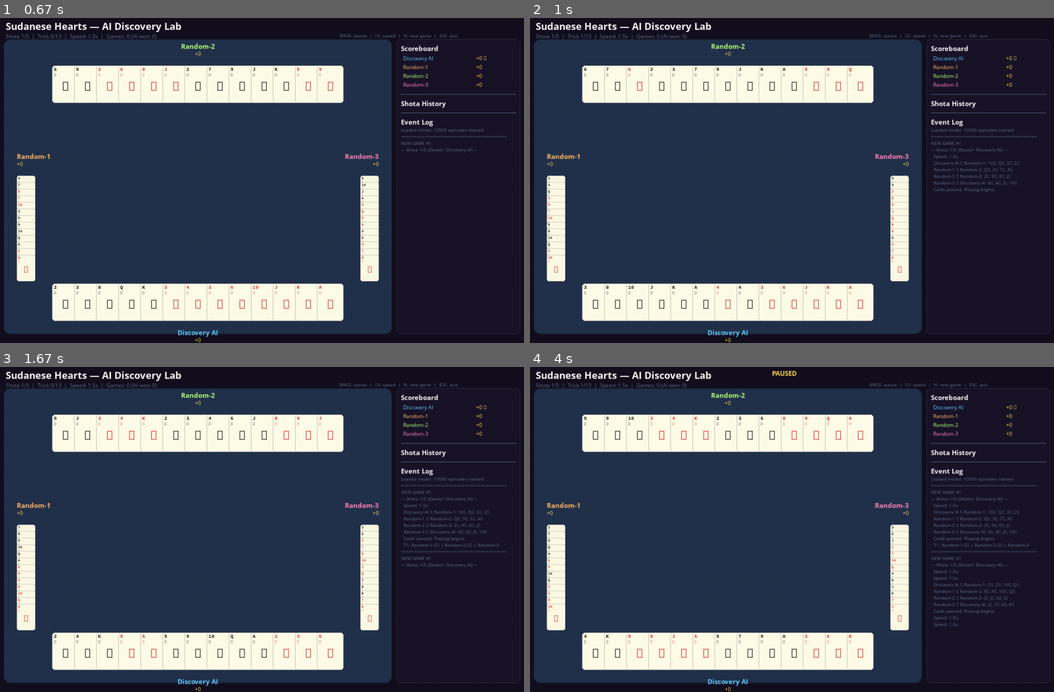
Above: before the commit, frames 1-4 (two rows, left to right).
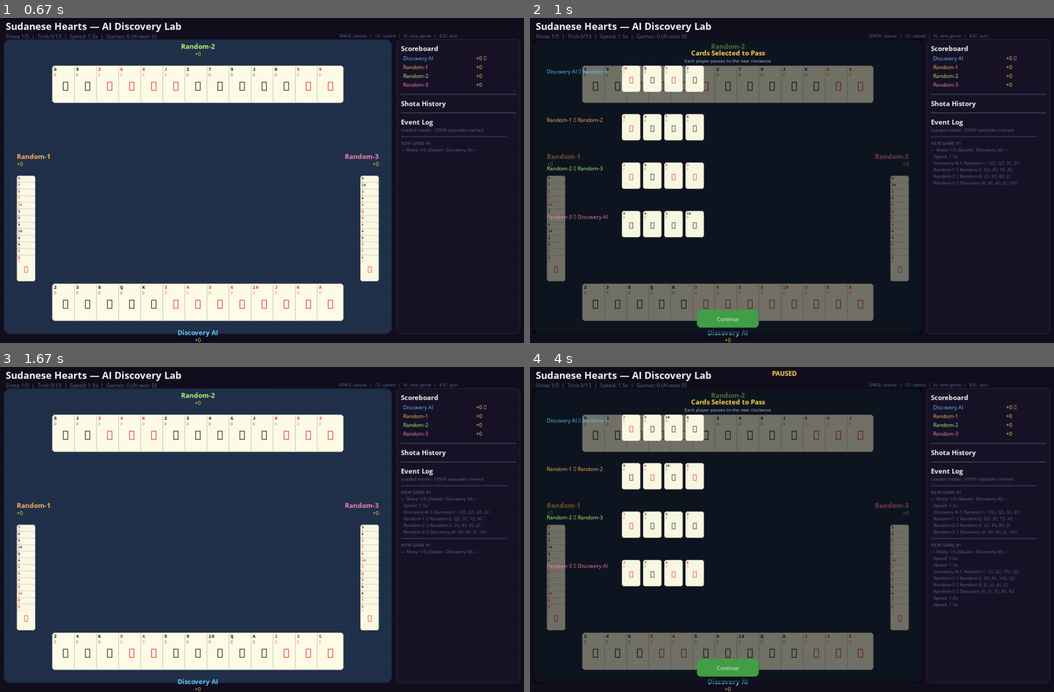
Above: after the commit, the same moments.

Repository: aamagzoub/engineering-intelligence
Game: pygame game, started from gui_hearts/main.py
The game is run twice, just before and just after one commit, with the same random seed, the same clock (stepped at 60 frames per second) and the same inputs.
Inputs:
- Up to frame 1 (0.67 s): click "NEW GAME #1" at 0.38 s
- Up to frame 2 (1 s): hold Up from 0.67 s (still down)
- Up to frame 3 (1.67 s): release Up at 1.13 s; click "Random-1" at 1.22 s; tap N at 1.5 s
- Up to frame 4 (4 s): hold Down 1.83-2.13 s; tap Space at 2.17, 2.9, 3.23 s; hold Up 2.5-2.87 s; hold Down 3.57-3.93 s; hold Up from 3.97 s (still down)

Frame 1 is identical in both runs. In frame 2, 66% of the frame differs, in the area x 0-89%, y 5-98%; in frame 3, 0.3%; in frame 4, 67%, in the area x 0-97%, y 5-98%.

Commit message:
feat(hearts): show pass cards selected/received, scrollable log, require Continue button
- Pass phase split into two steps: show selected cards, then show received cards
- Each step requires clicking Continue to proceed
- Scoring and game-over also require Continue (no auto-advance)
- Event log now scrollable with mousewheel
- Scroll indicator shows total lines
- All 4 agents pass cards using same interface (Discovery uses learned strategy, others random)

Diff:
--- a/gui_hearts/main.py
+++ b/gui_hearts/main.py
@@ -87,6 +87,10 @@
         # Card surface cache.
         self._card_cache: dict[str, pygame.Surface] = {}
         self._card_back = create_card_back()
+        self._continue_btn_rect = None
+        self._log_scroll_offset = 0
+        self._pass_cards_selected = {}
+        self._pass_cards_received = {}
 
         # Setup agents (after event_log is initialized).
         self._setup_agents()
@@ -166,10 +170,13 @@
         self.state = "passing"
         self.current_trick_cards = []
         self.trick_num = 0
+        self._pass_cards_selected = {}  # pid → list of cards to pass
+        self._pass_cards_received = {}  # pid → list of cards received
+        self._pass_phase_step = "showing_selected"  # "showing_selected" → "showing_received"
         self.last_action_time = pygame.time.get_ticks()
 
     def _do_passing(self):
-        """Execute the passing phase."""
+        """Execute the passing phase — step 1: select cards to pass."""
         cards_to_pass = {}
         for p in self.players:
             obs = PassingObservation(player_id=p.player_id, hand=list(p.hand))
@@ -179,19 +186,43 @@
             receiver = PLAYER_NAMES[(p.player_id + 1) % 4]
             self._log(f"  {PLAYER_NAMES[p.player_id]} → {receiver}: {passed}")
 
+        self._pass_cards_selected = cards_to_pass
+        self._pass_phase_step = "showing_selected"
+        self.state = "pass_show_selected"
+        self.last_action_time = pygame.time.get_ticks()
+
+    def _do_pass_execute(self):
+        """Execute the actual card exchange and show received cards."""
+        cards_to_pass = self._pass_cards_selected
+
         # Execute pass.
         for p in self.players:
             p.remove_cards(list(cards_to_pass[p.player_id]))
+
+        # Track what each player receives.
         for p in self.players:
             receiver_id = (p.player_id + 1) % 4
-            self.players[receiver_id].receive_cards(list(cards_to_pass[p.player_id]))
+            received = list(cards_to_pass[p.player_id])
+            self.players[receiver_id].receive_cards(received)
+            self._pass_cards_received[receiver_id] = received
+
+        # Log received cards.
+        for pid in range(4):
+            received = self._pass_cards_received.get(pid, [])
+            sender_id = (pid - 1) % 4
+            received_str = ", ".join(f"{c.rank.symbol}{c.suit.symbol}" for c in received)
+            self._log(f"  {PLAYER_NAMES[pid]} ← {PLAYER_NAMES[sender_id]}: {received_str}")
 
         # Update hands for display.
         self.hands = {p.player_id: sorted(
             p.hand, key=lambda c: (SUIT_ORDER[c.suit], RANK_ORDER[c.rank])
         ) for p in self.players}
 
-        # Move to playing.
+        self.state = "pass_show_received"
+        self.last_action_time = pygame.time.get_ticks()
+
+    def _do_start_playing(self):
+        """Transition from passing phase to playing phase."""
         self.state = "playing"
         self.trick_num = 1
         first_leader = (self.dealer_id + 1) % 4
@@ -315,6 +346,32 @@
                 elif event.key == pygame.K_r:
                     # Reload model.
                     self._setup_agents()
+            elif event.type == pygame.MOUSEBUTTONDOWN and event.button == 1:
+                self._handle_click(event.pos)
+            elif event.type == pygame.MOUSEWHEEL:
+                # Scroll the event log.
+                self._log_scroll_offset = getattr(self, '_log_scroll_offset', 0)
+                self._log_scroll_offset -= event.y * 2
+                self._log_scroll_offset = max(0, min(
+                    self._log_scroll_offset, max(0, len(self.event_log) - 10)))
+
+    def _handle_click(self, pos):
+        """Handle mouse clicks — Continue button."""
+        # Check if Continue button is clicked.
+        if hasattr(self, '_continue_btn_rect') and self._continue_btn_rect:
+            if self._continue_btn_rect.collidepoint(pos):
+                self._on_continue()
+
+    def _on_continue(self):
+        """Handle Continue button press — advance through pass phases and scoring."""
+        if self.state == "pass_show_selected":
+            self._do_pass_execute()
+        elif self.state == "pass_show_received":
+            self._do_start_playing()
+        elif self.state == "scoring":
+            self._start_new_shota()
+        elif self.state == "game_over":
+            self._start_new_game()
 
     def _update(self):
         """Auto-advance the game state based on timing."""
@@ -334,13 +391,8 @@
                 self._do_one_trick()
             else:
                 self._do_scoring()
-        elif self.state == "scoring":
-            # After scoring delay, start next shota.
-            if now - self.last_action_time > int(SHOTA_DELAY_MS / self.speed):
-                self._start_new_shota()
-        elif self.state == "game_over":
-            if now - self.last_action_time > int(SHOTA_DELAY_MS * 2 / self.speed):
-                self._start_new_game()
+        # "pass_show_selected", "pass_show_received", "scoring", "game_over"
+        # all require clicking Continue — no auto-advance.
 
     def _render(self):
         """Render the full interface."""
@@ -374,6 +426,15 @@
 
         # Render current trick in center.
         self._render_trick(table_rect)
+
+        # Render pass phase overlay if active.
+        if self.state in ("pass_show_selected", "pass_show_received"):
+            self._render_pass_overlay(table_rect)
+
+        # Render Continue button when needed.
+        self._continue_btn_rect = None
+        if self.state in ("pass_show_selected", "pass_show_received", "scoring", "game_over"):
+            self._render_continue_button(table_rect)
 
         # Right panel — scores and log.
         self._render_side_panel()
@@ -602,6 +663,81 @@
             label_x = px + len(penalty_cards) * overlap_x + mini_w + 4
             self.screen.blit(label_surf, (label_x, py + mini_h // 2 - 6))
 
+    def _render_pass_overlay(self, table_rect):
+        """Render the passing phase overlay showing selected/received cards."""
+        cx, cy = table_rect.centerx, table_rect.centery
+
+        # Semi-transparent overlay.
+        overlay = pygame.Surface((table_rect.width, table_rect.height), pygame.SRCALPHA)
+        overlay.fill((0, 0, 0, 140))
+        self.screen.blit(overlay, (table_rect.x, table_rect.y))
+
+        if self.state == "pass_show_selected":
+            title_text = "Cards Selected to Pass"
+            title_color = TEXT_GOLD
+            cards_data = self._pass_cards_selected
+            # Show who passes to whom.
+            subtitle = "Each player passes to the next clockwise"
+        else:
+            title_text = "Cards Received"
+            title_color = TEXT_GREEN
+            cards_data = self._pass_cards_received
+            subtitle = "Cards received from the player on your right"
+
+        # Title.
+        title_surf = self.fonts["large"].render(title_text, True, title_color)
+        self.screen.blit(title_surf, title_surf.get_rect(centerx=cx, y=table_rect.y + 20))
+        sub_surf = self.fonts["small"].render(subtitle, True, TEXT_LIGHT)
+        self.screen.blit(sub_surf, sub_surf.get_rect(centerx=cx, y=table_rect.y + 42))
+
+        # Show each player's cards in a grid.
+        row_h = 110
+        start_y = table_rect.y + 65
+        for pid in range(4):
+            cards = cards_data.get(pid, [])
+            if not cards:
+                continue
+
+            row_y = start_y + pid * row_h
+            color = PLAYER_COLORS[pid]
+
+            # Player name.
+            if self.state == "pass_show_selected":
+                receiver = PLAYER_NAMES[(pid + 1) % 4]
+                label = f"{PLAYER_NAMES[pid]} → {receiver}"
+            else:
+                sender = PLAYER_NAMES[(pid - 1) % 4]
+                label = f"{PLAYER_NAMES[pid]} ← {sender}"
+
+            name_surf = self.fonts["medium"].render(label, True, color)
+            self.screen.blit(name_surf, (table_rect.x + 30, row_y))
+
+            # Cards.
+            card_x = table_rect.x + 200
+            for i, card in enumerate(cards):
+                surf = self._get_card_surface(card)
+                mini = pygame.transform.smoothscale(surf, (CARD_MINI_W, CARD_MINI_H))
+                self.screen.blit(mini, (card_x + i * (CARD_MINI_W + 6), row_y - 5))
+
+    def _render_continue_button(self, table_rect):
+        """Render a Continue button at the bottom of the table."""
+        btn_w, btn_h = 140, 40
+        btn_x = table_rect.centerx - btn_w // 2
+        btn_y = table_rect.bottom - btn_h - 15
+        btn_rect = pygame.Rect(btn_x, btn_y, btn_w, btn_h)
+        self._continue_btn_rect = btn_rect
+
+        mx, my = pygame.mouse.get_pos()
+        hover = btn_rect.collidepoint(mx, my)
+        bg = (80, 180, 80) if hover else BUTTON_GREEN
+        pygame.draw.rect(self.screen, bg, btn_rect, border_radius=8)
+        if hover:
+            pygame.draw.rect(self.screen, (120, 220, 120), btn_rect, width=2, border_radius=8)
+
+        btn_font = self.fonts["medium"]
+        btn_text = btn_font.render("Continue", True, TEXT_WHITE)
+        self.screen.blit(btn_text, btn_text.get_rect(center=btn_rect.center))
+
     def _render_side_panel(self):
         """Render the right-side panel with scores and event log."""
         panel_x = SCREEN_WIDTH - 290
@@ -651,14 +787,29 @@
         pygame.draw.line(self.screen, TEXT_DIM, (panel_x + 10, y), (panel_x + 270, y))
         y += 10
 
-        # Event log.
+        # Event log (scrollable).
         log_title = self.fonts["large"].render("Event Log", True, TEXT_WHITE)
         self.screen.blit(log_title, (panel_x + 10, y))
         y += 22
 
-        # Show last N events that fit.
+        # Show log with scroll offset.
         max_lines = (panel_rect.bottom - y - 10) // 15
-        visible_log = self.event_log[-max_lines:]
+        scroll_offset = getattr(self, '_log_scroll_offset', 0)
+        total_lines = len(self.event_log)
+
+        # Clamp scroll offset.
+        max_scroll = max(0, total_lines - max_lines)
+        scroll_offset = max(0, min(scroll_offset, max_scroll))
+        self._log_scroll_offset = scroll_offset
+
+        # Default: show the latest (scrolled to bottom).
+        if scroll_offset == 0:
+            visible_log = self.event_log[-max_lines:]
+        else:
+            end_idx = total_lines - scroll_offset
+            start_idx = max(0, end_idx - max_lines)
+            visible_log = self.event_log[start_idx:end_idx]
+
         for line in visible_log:
             # Truncate long lines.
             display_line = line[:42]
@@ -666,6 +817,12 @@
             self.screen.blit(log_surf, (panel_x + 10, y))
             y += 15
 
+        # Scroll indicator.
+        if total_lines > max_lines:
+            scroll_hint = f"↕ {total_lines} lines (scroll with mousewheel)"
+            hint_surf = self.fonts["small"].render(scroll_hint, True, (70, 90, 120))
+            self.screen.blit(hint_surf, (panel_x + 10, panel_rect.bottom - 14))
+
 
 def main():
     parser = argparse.ArgumentParser(description="Sudanese Hearts — Visual Watcher")
@@ -677,7 +834,7 @@
         # Try default location.
         default = os.path.join(
             os.path.dirname(os.path.dirname(os.path.abspath(__file__))),
-            "agents", "discovery", "hearts_model.json"
+            "agents", "hearts_discovery", "hearts_model.json"
         )
         if os.path.exists(default):
             model_path = default
